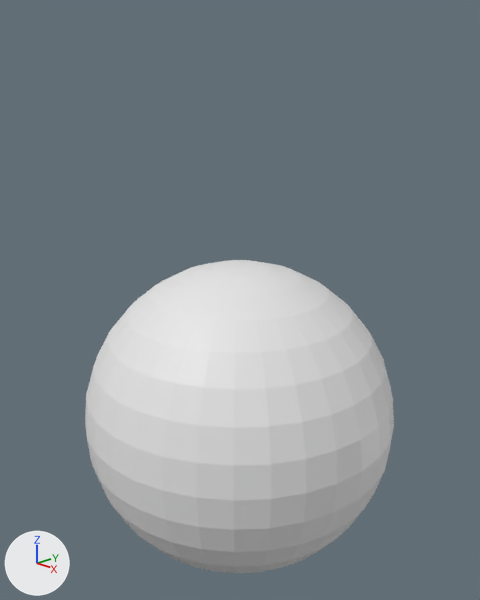
The Blender file Snowman.blend: old version first, new version second.
The view is the same before and after, from a 50 mm lens placed at (2.9, -2.72, 3.06), pointed at (-0.02, 0.02, 1.76). Lighting does not change. The marker at lower left points along +X, +Y and +Z. The older version comes first.
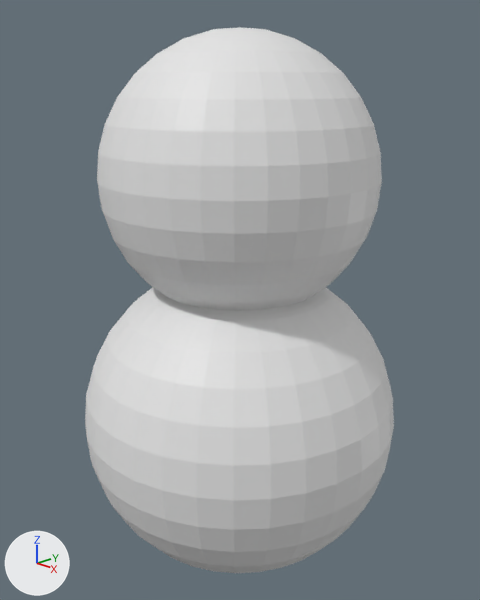
Boxes (x1, y1, x2, y2) around the edits, measured in the pictures (480 x 600 px):
```json
{"object": "Sphere.001", "change": "added", "after": [97, 27, 382, 311]}
```

Scene script edits in JSON lines:
```json
{"op": "add", "block": "ob_sphere_001", "code": ["ob_sphere_001 = bpy.data.objects.new('Sphere.001', me_sphere.copy())  # the mesh of ob_sphere", "ob_sphere_001.location = (0.0, 0.0, 2.532)", "ob_sphere_001.scale = (0.826, 0.826, 0.826)"]}
```
